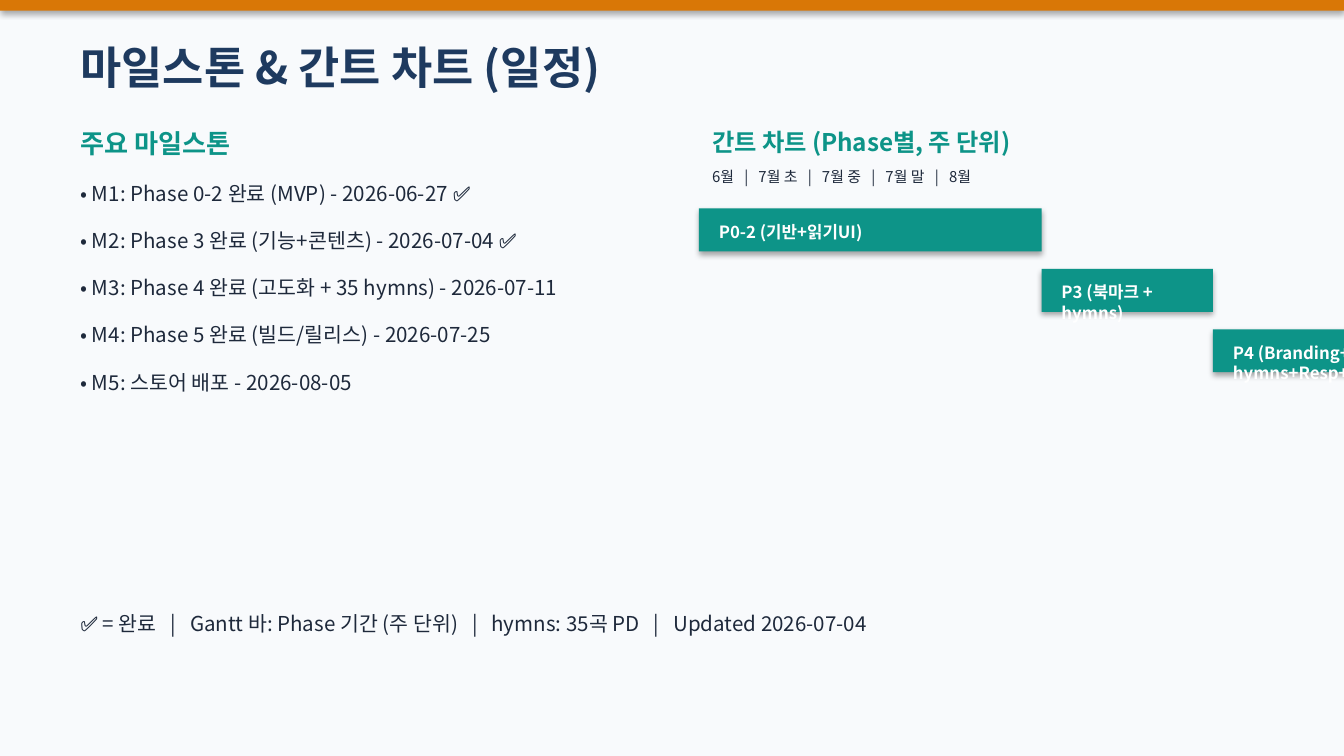
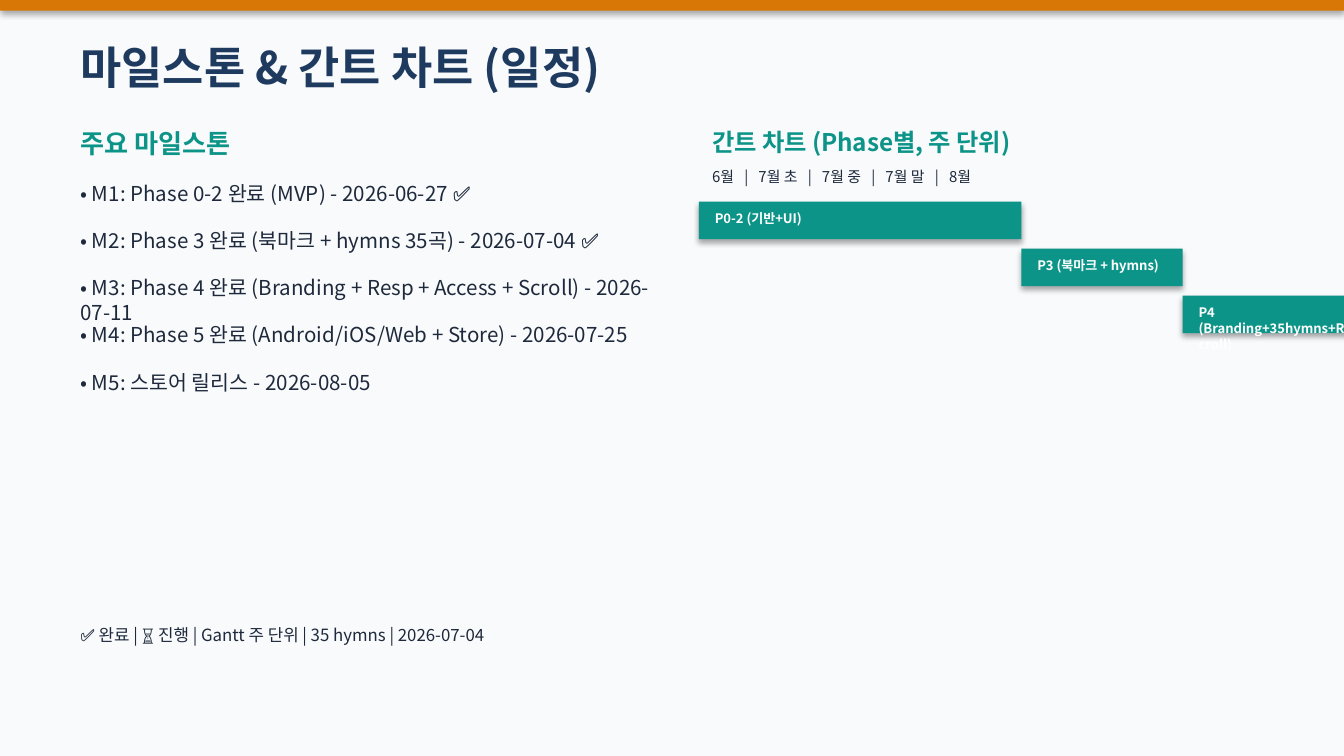
Before and after one commit to bcspl/korean-bible-app, a slide deck: slide 6 of docs/roadmap-pptx/Korean_Bible_App_Roadmap_및_작업제안_2026-07-04.pptx. Drawn at 1344x756 pixels with LibreOffice and Linux fonts; fonts in the diff are those of the drawing. Boxes give left, top, right and bottom in pixels: in the first picture for what was removed or moved away, otherwise in the second. Text is boxed around its words. In the diff, an @@ line names an element or a change of style, - is before the commit and + after.

```diff
--- a/docs/roadmap-pptx/Korean_Bible_App_Roadmap_및_작업제안_2026-07-04.pptx
+++ b/docs/roadmap-pptx/Korean_Bible_App_Roadmap_및_작업제안_2026-07-04.pptx
@@ rectangle: place and size @@
-rectangle at box(699, 208, 1042, 251)
+rectangle at box(699, 202, 1021, 239)
@@ text at box(92, 231, 577, 253): text changed @@
-• M2: Phase 3 완료 (기능+콘텐츠) - 2026-07-04 ✅
+• M2: Phase 3 완료 (북마크 + hymns 35곡) - 2026-07-04 ✅
@@ text at box(715, 212, 802, 226): text changed; size 9 to 7 pt @@
-P0-2 (기반+읽기UI)
+P0-2 (기반+UI)
@@ rectangle: place and size @@
-rectangle at box(1042, 269, 1212, 312)
+rectangle at box(1021, 249, 1183, 286)
@@ text "P3 (북마크 + hymns)": place and size @@
-text "P3 (북마크 + hymns)" at box(1061, 284, 1139, 313)
+text "P3 (북마크 + hymns)" at box(1037, 259, 1159, 273)
@@ text "P3 (북마크 + hymns)" at box(1037, 259, 1159, 273): size 9 to 7 pt @@
@@ text at box(80, 278, 649, 321): text changed @@
-• M3: Phase 4 완료 (고도화 + 35 hymns) - 2026-07-11
+• M3: Phase 4 완료 (Branding + Resp + Access + Scroll) - 2026-07-11
@@ rectangle: place and size @@
-rectangle at box(1214, 329, 1344, 372)
+rectangle at box(1183, 296, 1344, 333)
@@ text at box(92, 325, 628, 346): text changed @@
-• M4: Phase 5 완료 (빌드/릴리스) - 2026-07-25
+• M4: Phase 5 완료 (Android/iOS/Web + Store) - 2026-07-25
@@ text at box(1199, 307, 1344, 337): text changed; size 9 to 7 pt @@
-P4 (Branding+35 hymns+Resp+Access+Scroll)
+P4 (Branding+35hymns+Resp+Access+Scroll)
@@ text at box(92, 373, 371, 392): text changed @@
-• M5: 스토어 배포 - 2026-08-05
+• M5: 스토어 릴리스 - 2026-08-05
@@ text at box(99, 627, 484, 645): text changed; size 11 to 9 pt @@
-✅ = 완료 | Gantt 바: Phase 기간 (주 단위) | hymns: 35곡 PD | Updated 2026-07-04
+✅ 완료 | ⏳ 진행 | Gantt 주 단위 | 35 hymns | 2026-07-04
```
Also in this commit, not shown: 4 other slides changed, 1 other file.
